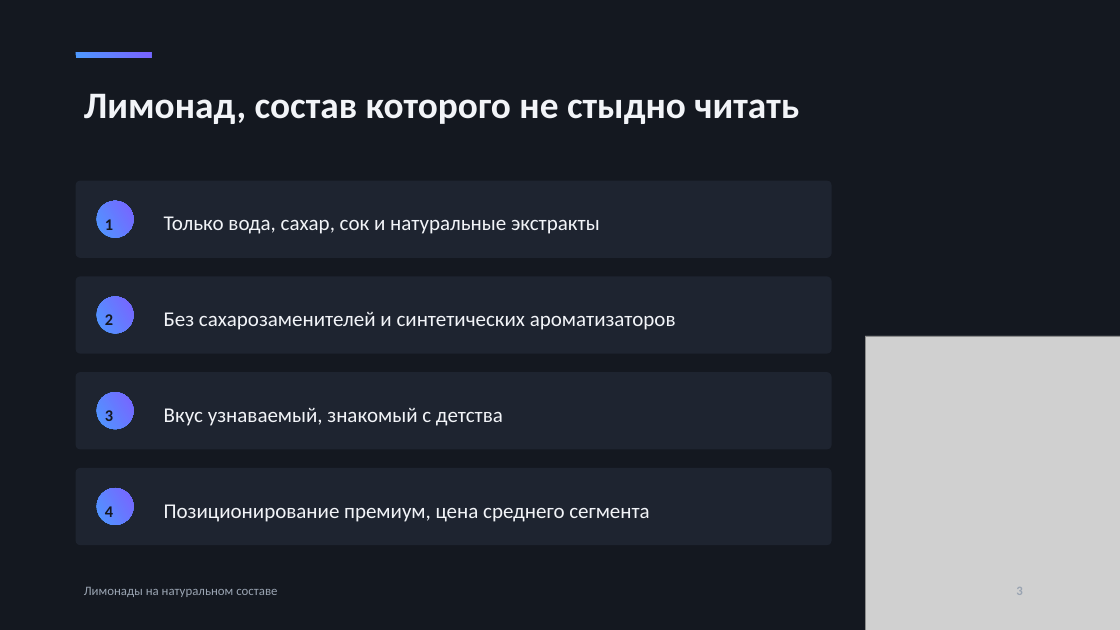
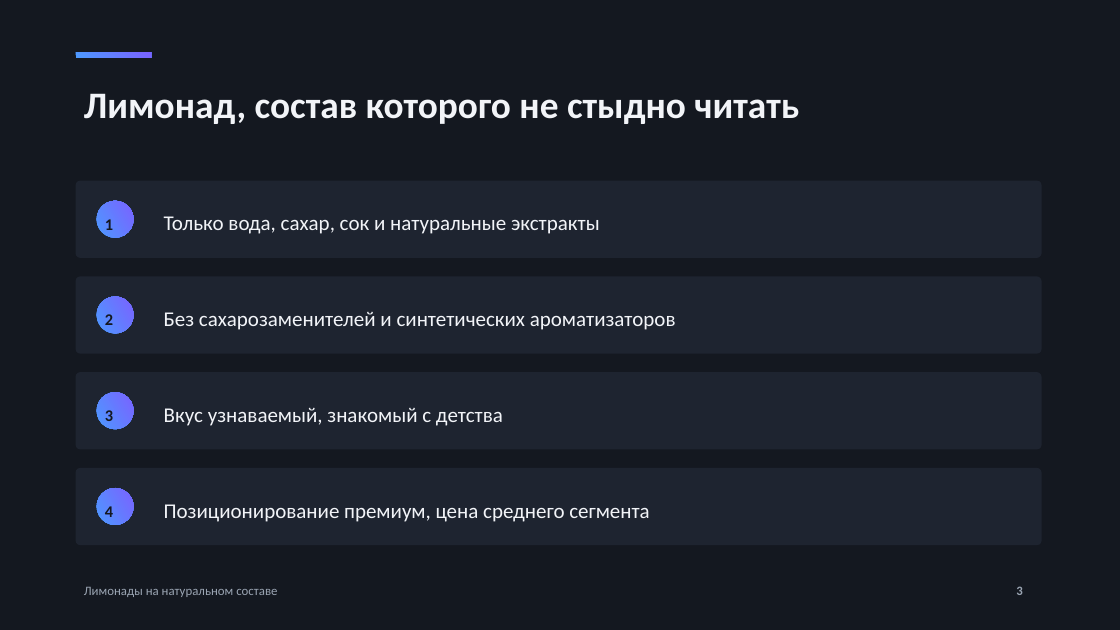
Before and after one commit to SVN-01/portfolio, a slide deck: slide 3 of presentation-limonad/presentation.pptx. Drawn at 1120x630 pixels with LibreOffice and Linux fonts; fonts in the diff are those of the drawing; grey boxes stand for pictures; background and template pictures are left out. Boxes give left, top, right and bottom in pixels: in the first picture for what was removed or moved away, otherwise in the second. Text is boxed around its words. In the diff, an @@ line names an element or a change of style, - is before the commit and + after.

```diff
--- a/presentation-limonad/presentation.pptx
+++ b/presentation-limonad/presentation.pptx
@@ rounded rectangle resized from (x1=76, y1=181, x2=832, y2=258) to (x1=76, y1=181, x2=1042, y2=258) @@
@@ rounded rectangle resized from (x1=76, y1=276, x2=832, y2=354) to (x1=76, y1=276, x2=1042, y2=354) @@
@@ picture removed at (x1=865, y1=336, x2=1120, y2=630) @@
@@ rounded rectangle resized from (x1=76, y1=372, x2=832, y2=450) to (x1=76, y1=372, x2=1042, y2=450) @@
@@ rounded rectangle resized from (x1=76, y1=468, x2=832, y2=545) to (x1=76, y1=468, x2=1042, y2=545) @@
```
Also in this commit, not shown: 12 other slides changed, 5 other files.
